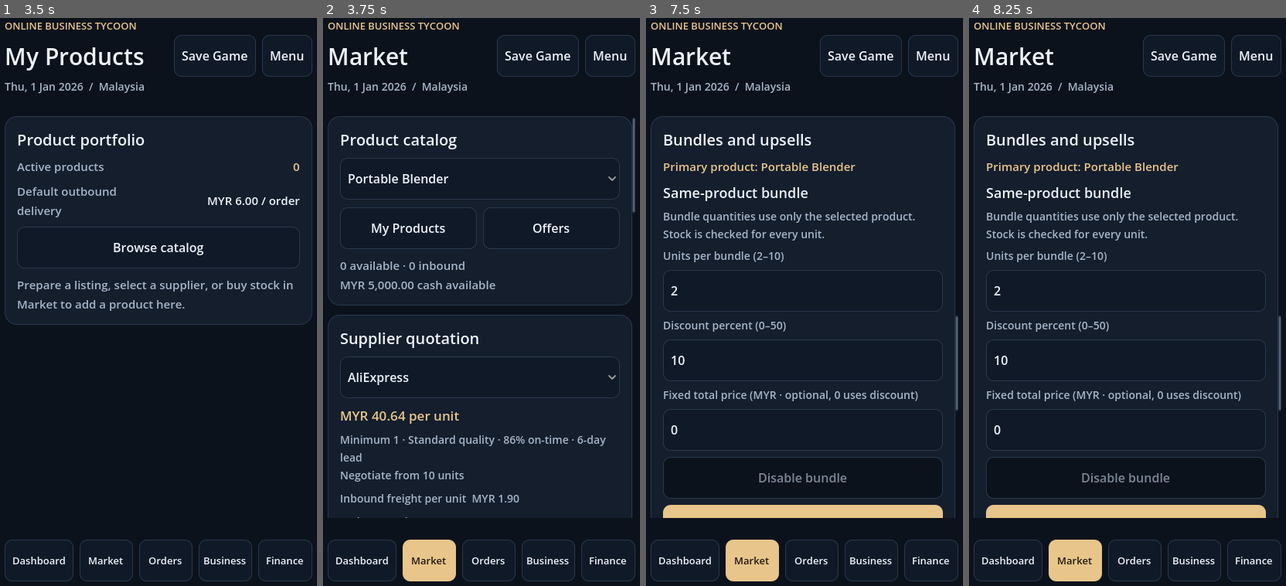
Above: before the commit, frames 1-4 (left to right).
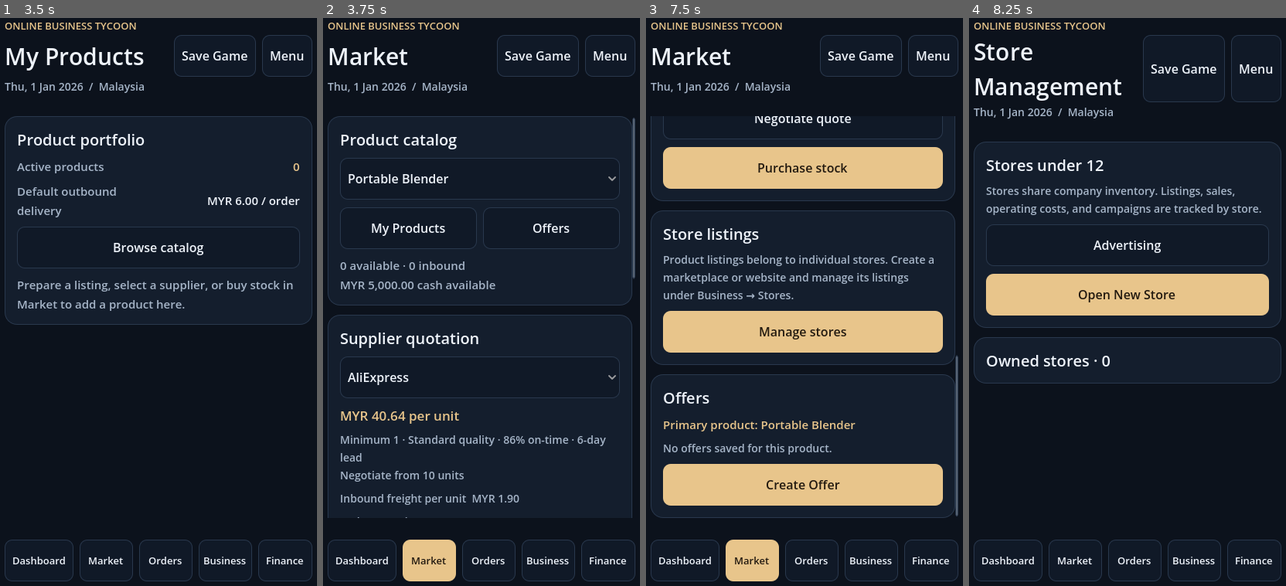
Above: after the commit, the same moments.

Repository: UphyRaop/online-business-tycoon
Game: Godot game, scene res://main.tscn
Same seed, same stepped clock (60 frames per second), same inputs: the game is played once before the commit and once after it.
Inputs (mouse positions are in pixels of both pictures, inside the frame that each line leads up to):
- Up to frame 1 (3.5 s): click "New Game" at 0.5 s; click (158, 216) at 1.27 s; type "12" at 1.35 s; click (158, 290) at 1.5 s; type "12" at 1.58 s; click "Register company" at 2 s; click "My Products" at 2.75 s
- Up to frame 2 (3.75 s): click "Browse catalog" at 3.5 s
- Up to frame 3 (7.5 s): click "My Products" at 4.25 s; click "Dashboard" at 5 s; click "+1" at 5.75 s; click "+2" at 6.5 s; click "Offers" at 7.25 s
- Up to frame 4 (8.25 s): click "Manage stores" at 8 s

Frame 1 is identical in both runs. In frame 2, 0.1% of the frame differs, in the area x 97-99%, y 34-46%; in frame 3, 28%, in the area x 1-99%, y 17-89%; in frame 4, 19%.

Commit message:
Improve offer creation and editing UI

Diff:
--- a/offer_view.gd
+++ b/offer_view.gd
@@ -5,121 +5,242 @@
 const Style = preload("res://corporate_theme.gd")
 
 static func show(app: Control, product: int) -> VBoxContainer:
-	var view: VBoxContainer = app.card("Bundles and upsells")
+	var view: VBoxContainer = app.card("Offers")
 	var state: Dictionary = app.sim.state
-	var primary: Dictionary = app.sim.product_state(product)
 	view.add_child(app.label("Primary product: " + Catalog.PRODUCTS[product].name, 15, Style.GOLD))
+	var currency: String = Catalog.CURRENCIES[state.country]
+	var form: VBoxContainer = app.stack(view, 8)
+	form.add_child(app.label("Create an offer", 18))
+	form.visible = false
+	var chooser: VBoxContainer = app.stack(form, 8)
+	chooser.add_child(app.label("Choose the type of offer to create.", 14, Style.MUTED))
+	var chooser_types: HBoxContainer = app.row(chooser)
+	var editor: VBoxContainer = app.stack(form, 8)
+	editor.visible = false
+	editor.add_child(app.label("Offer type", 14, Style.MUTED))
+	var switch_row: HBoxContainer = app.row(editor)
+	var bundle_form: VBoxContainer = app.stack(editor, 8)
+	var upsell_form: VBoxContainer = app.stack(editor, 8)
+	var form_state := {"selected_type": 0}
+
+	# Build both forms once inside the collapsed editor so switching types keeps
+	# unsaved values in memory. Neither form changes save data until its Save action.
+	var quantity: LineEdit = app.field(bundle_form, "Units per bundle (2–10)", "2", 2)
+	quantity.virtual_keyboard_type = LineEdit.KEYBOARD_TYPE_NUMBER
+	bundle_form.add_child(app.label("Stock is checked for every bundle unit when an order is placed.", 13, Style.MUTED))
+	bundle_form.add_child(app.label("Bundle price", 14, Style.MUTED))
+	var bundle_pricing: OptionButton = app.dropdown(bundle_form, ["Percentage discount", "Fixed total price"], 0)
+	var bundle_discount_box: VBoxContainer = app.stack(bundle_form, 4)
+	var bundle_discount: LineEdit = app.field(bundle_discount_box, "Discount percent (0–50)", "10", 2)
+	bundle_discount.virtual_keyboard_type = LineEdit.KEYBOARD_TYPE_NUMBER
+	var bundle_price_box: VBoxContainer = app.stack(bundle_form, 4)
+	var bundle_price: LineEdit = app.field(bundle_price_box, "Fixed total price (%s)" % currency, "0", 16)
+	bundle_price.virtual_keyboard_type = LineEdit.KEYBOARD_TYPE_NUMBER_DECIMAL
+	bundle_price_box.visible = false
+	bundle_pricing.item_selected.connect(func(index: int):
+		bundle_discount_box.visible = index == 0
+		bundle_price_box.visible = index == 1
+	)
+
+	var eligible: Array[int] = []
+	var product_names: Array[String] = []
+	for id in Catalog.PRODUCTS.size():
+		if id == product: continue
+		eligible.append(id)
+		product_names.append(Catalog.PRODUCTS[id].name)
+	upsell_form.add_child(app.label("Choose one or two additional units from products other than the primary product.", 14, Style.MUTED))
+	upsell_form.add_child(app.label("Upsell quantity", 14, Style.MUTED))
+	var composition: OptionButton = app.dropdown(upsell_form, ["1 unit", "2 different products", "2 units of one product"], 0)
+	upsell_form.add_child(app.label("Additional product", 14, Style.MUTED))
+	var first_product: OptionButton = app.dropdown(upsell_form, product_names, 0)
+	upsell_form.add_child(app.label("Second product", 14, Style.MUTED))
+	var second_product: OptionButton = app.dropdown(upsell_form, product_names, 0)
+	second_product.visible = false
+	composition.item_selected.connect(func(index: int): second_product.visible = index == 1)
+	upsell_form.add_child(app.label("Upsell price", 14, Style.MUTED))
+	var upsell_pricing: OptionButton = app.dropdown(upsell_form, ["Percentage discount", "Fixed total price"], 0)
+	var upsell_discount_box: VBoxContainer = app.stack(upsell_form, 4)
+	var upsell_discount: LineEdit = app.field(upsell_discount_box, "Discount percent (0–50)", "10", 2)
+	upsell_discount.virtual_keyboard_type = LineEdit.KEYBOARD_TYPE_NUMBER
+	var upsell_price_box: VBoxContainer = app.stack(upsell_form, 4)
+	var upsell_price: LineEdit = app.field(upsell_price_box, "Fixed total price (%s)" % currency, "0", 16)
+	upsell_price.virtual_keyboard_type = LineEdit.KEYBOARD_TYPE_NUMBER_DECIMAL
+	upsell_price_box.visible = false
+	upsell_pricing.item_selected.connect(func(index: int):
+		upsell_discount_box.visible = index == 0
+		upsell_price_box.visible = index == 1
+	)
+
+	var chooser_cancel_row: HBoxContainer = app.row(chooser)
+	var action_row: HBoxContainer = app.row(form)
+	var action_buttons := {"bundle": null, "upsell": null, "cancel": null}
+	var type_buttons: Array[Button] = []
+	var cancel := func():
+		form.visible = false
+		chooser.visible = true
+		editor.visible = false
+		action_row.visible = false
+		app.set_notice("")
+	app.action(chooser_cancel_row, "Cancel", cancel)
+	var set_type := func(mode: int):
+		form_state.selected_type = mode
+		chooser.visible = false
+		chooser_cancel_row.visible = false
+		editor.visible = true
+		bundle_form.visible = mode == 1
+		upsell_form.visible = mode == 2
+		for i in type_buttons.size(): type_buttons[i].disabled = i == mode - 1
+		action_row.visible = true
+		chooser_cancel_row.visible = false
+		action_buttons.bundle.visible = mode == 1
+		action_buttons.upsell.visible = mode == 2
+		action_buttons.cancel.visible = true
+	var type_bundle: Button = app.action(chooser_types, "Bundle", func(): set_type.call(1), true)
+	var type_upsell: Button = app.action(chooser_types, "Upsell", func(): set_type.call(2))
+	var switch_bundle: Button = app.action(switch_row, "Bundle", func(): set_type.call(1), true)
+	var switch_upsell: Button = app.action(switch_row, "Upsell", func(): set_type.call(2))
+	type_buttons.assign([switch_bundle, switch_upsell])
+	action_buttons.bundle = app.action(action_row, "Save bundle", func():
+		if int(form_state.selected_type) != 1: return
+		var qty := _integer(quantity.text, -1)
+		var discount := _integer(bundle_discount.text, -1)
+		if bundle_pricing.selected == 1 and _price_cents(app, bundle_price.text) <= 0:
+			app.set_notice("Enter a positive fixed bundle price.", true)
+			return
+		if bundle_pricing.selected == 0 and not _valid_price(app, bundle_price.text):
+			app.set_notice("Enter a valid fixed bundle price.", true)
+			return
+		var price := _price_cents(app, bundle_price.text) if bundle_pricing.selected == 1 else 0
+		var error := Storefront.set_bundle(state, product, qty, discount, price)
+		if not error.is_empty():
+			app.set_notice(error, true)
+			return
+		app.persist("Bundle saved.")
+		app.refresh_view()
+	, true)
+	action_buttons.upsell = app.action(action_row, "Save upsell", func():
+		if int(form_state.selected_type) != 2: return
+		if eligible.is_empty():
+			app.set_notice("No other products are available for this upsell.", true)
+			return
+		var items: Array = [eligible[first_product.selected]]
+		if composition.selected == 1:
+			if first_product.selected == second_product.selected:
+				app.set_notice("Choose two different products, or select two units of one product.", true)
+				return
+			items.append(eligible[second_product.selected])
+		elif composition.selected == 2:
+			items.append(eligible[first_product.selected])
+		var discount := _integer(upsell_discount.text, -1)
+		if upsell_pricing.selected == 1 and _price_cents(app, upsell_price.text) <= 0:
+			app.set_notice("Enter a positive fixed upsell price.", true)
+			return
+		if upsell_pricing.selected == 0 and not _valid_price(app, upsell_price.text):
+			app.set_notice("Enter a valid fixed upsell price.", true)
+			return
+		var price := _price_cents(app, upsell_price.text) if upsell_pricing.selected == 1 else 0
+		var error := Storefront.set_upsell(state, product, items, discount, price)
+		if not error.is_empty():
+			app.set_notice(error, true)
+			return
+		app.persist("Upsell saved.")
+		app.refresh_view()
+	)
+	action_buttons.cancel = app.action(action_row, "Cancel", cancel)
+	action_row.visible = false
+
+	var load_saved := func():
+		var saved := Storefront.offers_for(state, product)
+		var saved_bundle: Dictionary = saved.get(1, {})
+		var saved_upsell: Dictionary = saved.get(2, {})
+		quantity.text = str(saved_bundle.get("quantity", 2))
+		bundle_discount.text = str(saved_bundle.get("discount", 10))
+		bundle_price.text = _price_text(app, int(saved_bundle.get("price", 0)))
+		bundle_pricing.select(1 if int(saved_bundle.get("price", 0)) > 0 else 0)
+		bundle_discount_box.visible = bundle_pricing.selected == 0
+		bundle_price_box.visible = bundle_pricing.selected == 1
+		var saved_items: Array = saved_upsell.get("items", [])
+		composition.select(_composition_index(saved_items))
+		first_product.select(maxi(0, eligible.find(_first_item(saved_upsell))))
+		second_product.select(maxi(0, eligible.find(_second_item(saved_upsell))))
+		second_product.visible = composition.selected == 1
+		upsell_discount.text = str(saved_upsell.get("discount", 10))
+		upsell_price.text = _price_text(app, int(saved_upsell.get("price", 0)))
+		upsell_pricing.select(1 if int(saved_upsell.get("price", 0)) > 0 else 0)
+		upsell_discount_box.visible = upsell_pricing.selected == 0
+		upsell_price_box.visible = upsell_pricing.selected == 1
+	var open_create := func():
+		load_saved.call()
+		form_state.selected_type = 0
+		form.visible = true
+		chooser.visible = true
+		chooser_cancel_row.visible = true
+		editor.visible = false
+		bundle_form.visible = false
+		upsell_form.visible = false
+		action_row.visible = false
+		action_buttons.bundle.visible = false
+		action_buttons.upsell.visible = false
+		action_buttons.cancel.visible = false
+		app.set_notice("")
+	var open_edit := func(mode: int):
+		load_saved.call()
+		form.visible = true
+		editor.visible = true
+		chooser.visible = false
+		chooser_cancel_row.visible = false
+		set_type.call(mode)
+		app.set_notice("")
+
+	var existing: VBoxContainer = app.stack(view, 8)
 	var offers := Storefront.offers_for(state, product)
 	var bundle: Dictionary = offers.get(1, {})
-	var bundle_card: VBoxContainer = app.stack(view, 8)
-	bundle_card.add_child(app.label("Same-product bundle", 18))
-	bundle_card.add_child(app.label("Bundle quantities use only the selected product. Stock is checked for every unit.", 14, Style.MUTED))
-	var quantity: LineEdit = app.field(bundle_card, "Units per bundle (2–10)", str(bundle.get("quantity", 2)), 2)
-	quantity.virtual_keyboard_type = LineEdit.KEYBOARD_TYPE_NUMBER
-	var bundle_discount: LineEdit = app.field(bundle_card, "Discount percent (0–50)", str(bundle.get("discount", 10)), 2)
-	bundle_discount.virtual_keyboard_type = LineEdit.KEYBOARD_TYPE_NUMBER
-	var currency: String = Catalog.CURRENCIES[state.country]
-	var bundle_price: LineEdit = app.field(bundle_card, "Fixed total price (%s · optional, 0 uses discount)" % currency, _price_text(app, int(bundle.get("price", 0))), 16)
-	bundle_price.virtual_keyboard_type = LineEdit.KEYBOARD_TYPE_NUMBER_DECIMAL
-	var bundle_enabled: Button = app.action(bundle_card, "", func():
-		var current: Dictionary = Storefront.offers_for(state, product).get(1, {})
-		if current.is_empty():
-			app.set_notice("Save the bundle before changing its status.", true)
-			return
-		var next: bool = not current.get("enabled", true)
-		Storefront.set_enabled(state, product, 1, next)
-		app.persist("Bundle %s." % ("enabled" if next else "disabled"))
+	var upsell: Dictionary = offers.get(2, {})
+	if bundle.is_empty() and upsell.is_empty():
+		existing.add_child(app.label("No offers saved for this product.", 14, Style.MUTED))
+	else:
+		if not bundle.is_empty():
+			_existing_offer(app, existing, product, 1, bundle, open_edit)
+		if not upsell.is_empty():
+			_existing_offer(app, existing, product, 2, upsell, open_edit)
+	app.action(view, "Create Offer", open_create, true)
+	view.move_child(form, view.get_child_count() - 1)
+	return view
+
+static func _existing_offer(app: Control, parent: VBoxContainer, product: int, mode: int, offer: Dictionary, edit_action: Callable) -> void:
+	var is_bundle := mode == 1
+	var card: VBoxContainer = app.stack(parent, 6)
+	card.add_child(app.label("Bundle" if is_bundle else "Upsell", 18))
+	var shown_price := _format_price(app, int(offer.get("price", 0))) if int(offer.get("price", 0)) > 0 else "%d%% off" % int(offer.get("discount", 0))
+	var status := "Enabled" if offer.get("enabled", true) else "Disabled"
+	if is_bundle:
+		card.add_child(app.label("%d × %s · %s · %s" % [int(offer.get("quantity", 2)), Catalog.PRODUCTS[product].name, shown_price, status], 14, Style.MUTED))
+	else:
+		var parts: Array[String] = [Catalog.PRODUCTS[product].name]
+		for id in offer.get("items", []):
+			if int(id) in range(Catalog.PRODUCTS.size()): parts.append(Catalog.PRODUCTS[int(id)].name)
+		card.add_child(app.label("%s · %s · %s" % [" + ".join(parts), shown_price, status], 14, Style.MUTED))
+	var actions: HBoxContainer = app.row(card)
+	var edit_title := "Edit bundle" if is_bundle else "Edit upsell"
+	app.action(actions, edit_title, func(): edit_action.call(mode))
+	var enable_title := "Enable bundle" if is_bundle else "Enable upsell"
+	var disable_title := "Disable bundle" if is_bundle else "Disable upsell"
+	var status_title := disable_title if offer.get("enabled", true) else enable_title
+	app.action(actions, status_title, func():
+		var current := Storefront.offers_for(app.sim.state, product)
+		var next_enabled := not bool(current.get(mode, {}).get("enabled", true))
+		Storefront.set_enabled(app.sim.state, product, mode, next_enabled)
+		app.persist("%s %s." % ["Bundle" if is_bundle else "Upsell", "enabled" if next_enabled else "disabled"])
 		app.refresh_view()
 	)
-	bundle_enabled.text = "Disable bundle" if bundle.get("enabled", true) else "Enable bundle"
-	bundle_enabled.disabled = bundle.is_empty()
-	app.action(bundle_card, "Save bundle", func():
-		var qty := _integer(quantity.text, -1)
-		var discount := _integer(bundle_discount.text, -1)
-		if not _valid_price(app, bundle_price.text):
-			app.set_notice("Enter a valid fixed bundle price, or leave it blank or set it to 0.", true)
-			return
-		var fixed_price: int = app.price_cents(bundle_price.text) if not bundle_price.text.strip_edges().is_empty() else 0
-		if bundle_price.text.strip_edges() == "0":
-			fixed_price = 0
-		var error := Storefront.set_bundle(state, product, qty, discount, fixed_price)
-		if not error.is_empty():
-			app.set_notice(error, true)
-			return
-		app.persist("Same-product bundle saved.")
-		app.refresh_view()
-	, true)
-	var bundle_info := "No bundle saved."
-	if not bundle.is_empty():
-		bundle_info = "%d × %s · %s" % [bundle.quantity, Catalog.PRODUCTS[product].name,
-			(_format_price(app, bundle.price) if bundle.price > 0 else "%d%% off" % bundle.discount)]
-	bundle_card.add_child(app.label(bundle_info, 14, Style.MUTED))
-	var upsell: Dictionary = offers.get(2, {})
-	var upsell_card: VBoxContainer = app.stack(view, 8)
-	upsell_card.add_child(app.label("Additional-product upsell", 18))
-	upsell_card.add_child(app.label("Adds one or two units from other products. The primary product is excluded.", 14, Style.MUTED))
-	var eligible: Array[int] = []
-	var names: Array[String] = []
-	for id in Catalog.PRODUCTS.size():
-		if id != product:
-			eligible.append(id)
-			names.append(Catalog.PRODUCTS[id].name)
-	var composition: OptionButton = app.dropdown(upsell_card, ["One additional unit", "Two different products", "Two units of one product"], _composition_index(upsell.items if not upsell.is_empty() else []))
-	var first: OptionButton = app.dropdown(upsell_card, names, maxi(0, eligible.find(_first_item(upsell))))
-	var second: OptionButton = app.dropdown(upsell_card, names, maxi(0, eligible.find(_second_item(upsell))))
-	second.visible = composition.selected == 1
-	composition.item_selected.connect(func(index: int): second.visible = index == 1)
-	var upsell_discount: LineEdit = app.field(upsell_card, "Discount percent across the upsell basket (0–50)", str(upsell.get("discount", 10)), 2)
-	upsell_discount.virtual_keyboard_type = LineEdit.KEYBOARD_TYPE_NUMBER
-	var upsell_price: LineEdit = app.field(upsell_card, "Fixed total price (%s · optional, 0 uses discount)" % currency, _price_text(app, int(upsell.get("price", 0))), 16)
-	upsell_price.virtual_keyboard_type = LineEdit.KEYBOARD_TYPE_NUMBER_DECIMAL
-	var upsell_enabled: Button = app.action(upsell_card, "", func():
-		var current: Dictionary = Storefront.offers_for(state, product).get(2, {})
-		if current.is_empty():
-			app.set_notice("Save the upsell before changing its status.", true)
-			return
-		var next: bool = not current.get("enabled", true)
-		Storefront.set_enabled(state, product, 2, next)
-		app.persist("Upsell %s." % ("enabled" if next else "disabled"))
-		app.refresh_view()
-	)
-	upsell_enabled.text = "Disable upsell" if upsell.get("enabled", true) else "Enable upsell"
-	upsell_enabled.disabled = upsell.is_empty()
-	app.action(upsell_card, "Save upsell", func():
-		var selected_items: Array = [eligible[first.selected]]
-		if composition.selected == 1:
-			if first.selected == second.selected:
-				app.set_notice("Choose two different products, or select two units of one product.", true)
-				return
-			selected_items.append(eligible[second.selected])
-		elif composition.selected == 2:
-			selected_items.append(eligible[first.selected])
-		var discount := _integer(upsell_discount.text, -1)
-		if not _valid_price(app, upsell_price.text):
-			app.set_notice("Enter a valid fixed upsell price, or leave it blank or set it to 0.", true)
-			return
-		var fixed_price: int = app.price_cents(upsell_price.text) if not upsell_price.text.strip_edges().is_empty() else 0
-		if upsell_price.text.strip_edges() == "0": fixed_price = 0
-		var error := Storefront.set_upsell(state, product, selected_items, discount, fixed_price)
-		if not error.is_empty():
-			app.set_notice(error, true)
-			return
-		app.persist("Additional-product upsell saved.")
-		app.refresh_view()
-	, true)
-	if not upsell.is_empty():
-		var parts: Array[String] = [Catalog.PRODUCTS[product].name]
-		for id in upsell.items:
-			parts.append(Catalog.PRODUCTS[id].name)
-		upsell_card.add_child(app.label("Current offer: %s · %s · %s" % [" + ".join(parts),
-			(_format_price(app, upsell.price) if upsell.price > 0 else "%d%% off" % upsell.discount),
-			"Enabled" if upsell.enabled else "Disabled"], 14, Style.MUTED))
-	return view
 
 static func _integer(value: String, fallback: int) -> int:
 	var text := value.strip_edges()
 	return text.to_int() if text.is_valid_int() else fallback
 
+static func _price_cents(app: Control, value: String) -> int:
+	return app.price_cents(value) if not value.strip_edges().is_empty() else 0
+
 static func _price_text(app: Control, cents: int) -> String:
 	return "0" if cents <= 0 else app.amount_text(cents, true).replace(",", "")
 
--- a/phase1_ui_test.gd
+++ b/phase1_ui_test.gd
@@ -25,10 +25,33 @@
 
 func press(title: String) -> void:
 	for button in controls(app, "Button"):
-		if button.text == title and not button.disabled:
+		if button.text == title and not button.disabled and button.is_visible_in_tree():
 			button.pressed.emit()
 			return
 	expect(false, "Missing enabled button " + title)
+
+func has_visible_label(prefix: String) -> bool:
+	for node in controls(app, "Label"):
+		if node.text.begins_with(prefix) and node.is_visible_in_tree(): return true
+	return false
+
+func field_for_label(prefix: String) -> LineEdit:
+	for node in controls(app, "Label"):
+		if not node.text.begins_with(prefix) or not node.is_visible_in_tree(): continue
+		var parent: Node = node.get_parent()
+		var next_index: int = node.get_index() + 1
+		if next_index < parent.get_child_count() and parent.get_child(next_index) is LineEdit:
+			return parent.get_child(next_index)
+	return null
+
+func option_after_label(prefix: String) -> OptionButton:
+	for node in controls(app, "Label"):
+		if not node.text.begins_with(prefix) or not node.is_visible_in_tree(): continue
+		var parent: Node = node.get_parent()
+		var next_index: int = node.get_index() + 1
+		if next_index < parent.get_child_count() and parent.get_child(next_index) is OptionButton:
+			return parent.get_child(next_index)
+	return null
 
 func open_first_store_listing() -> void:
 	press("Manage stores")
--- a/phase2_ui_test.gd
+++ b/phase2_ui_test.gd
@@ -46,13 +46,53 @@
 	press("Market")
 	choices = controls(app, "OptionButton")
 	select(choices[3], 0)
+	var offers_before: Dictionary = app.sim.state.offers.get(4, {}).duplicate(true)
+	expect(has_visible_label("No offers saved") and not has_visible_label("Units per bundle")
+		and not has_visible_label("Upsell quantity") and controls(app, "Button").any(func(button): return button.text == "Create Offer" and button.is_visible_in_tree()),
+		"Offer forms start collapsed while the existing-offer summary and Create Offer action remain visible")
+	press("Create Offer")
+	expect(has_visible_label("Choose the type of offer") and not has_visible_label("Units per bundle")
+		and not has_visible_label("Upsell quantity"), "Create Offer asks the player to choose an offer type before showing a form")
+	press("Bundle")
+	expect(has_visible_label("Units per bundle") and not has_visible_label("Upsell quantity"), "Selecting Bundle shows only the bundle form")
+	var bundle_quantity := field_for_label("Units per bundle")
+	bundle_quantity.text = "3"
+	press("Upsell")
+	expect(has_visible_label("Upsell quantity") and not has_visible_label("Units per bundle"), "Offer form can switch to Upsell without showing both forms")
+	press("Bundle")
+	expect(field_for_label("Units per bundle").text == "3", "Switching offer type retains unsaved form values")
+	press("Cancel")
+	expect(not has_visible_label("Units per bundle") and not has_visible_label("Upsell quantity")
+		and app.sim.state.offers.get(4, {}) == offers_before,
+		"Cancel closes offer creation without changing saved offers")
+	press("Create Offer")
+	press("Bundle")
+	field_for_label("Units per bundle").text = "3"
 	press("Save bundle")
-	expect(app.sim.state.offers[4].has(1), "Market saves a bundle")
+	expect(app.sim.state.offers[4].has(1) and app.sim.state.offers[4][1].quantity == 3,
+		"Saving a Bundle records the configured quantity")
+	press("Edit bundle")
+	expect(field_for_label("Units per bundle").text == "3", "Editing a saved Bundle preserves its settings in the form")
+	field_for_label("Units per bundle").text = "4"
+	press("Save bundle")
+	expect(app.sim.state.offers[4][1].quantity == 4, "Editing a saved Bundle updates its quantity")
+	press("Edit bundle")
+	field_for_label("Units per bundle").text = "6"
+	press("Cancel")
+	expect(app.sim.state.offers[4][1].quantity == 4 and not has_visible_label("Units per bundle"),
+		"Cancel closes an edit without changing the saved Bundle")
+	press("Create Offer")
+	press("Upsell")
 	press("Save upsell")
-	expect(app.sim.state.offers[4].has(1) and app.sim.state.offers[4].has(2), "Market saves an upsell independently")
-	expect(not app.sim.state.offers[4][1].enabled and app.sim.state.offers[4][2].enabled, "Saving an active upsell disables the bundle")
+	expect(app.sim.state.offers[4].has(1) and app.sim.state.offers[4].has(2), "Bundle and Upsell configurations can both be retained")
+	expect(not app.sim.state.offers[4][1].enabled and app.sim.state.offers[4][2].enabled, "Saving an active upsell disables the Bundle")
+	press("Edit upsell")
+	field_for_label("Discount percent").text = "15"
+	press("Save upsell")
+	expect(app.sim.state.offers[4][2].discount == 15 and app.sim.state.offers[4][2].enabled,
+		"Editing an Upsell preserves its offer and saves the changed discount")
 	press("Enable bundle")
-	expect(app.sim.state.offers[4][1].enabled and not app.sim.state.offers[4][2].enabled, "Re-enabling the bundle disables the upsell")
+	expect(app.sim.state.offers[4][1].enabled and not app.sim.state.offers[4][2].enabled, "Enabling the Bundle disables the Upsell")
 	await settle("phase2-market")
 
 	press("Orders")
